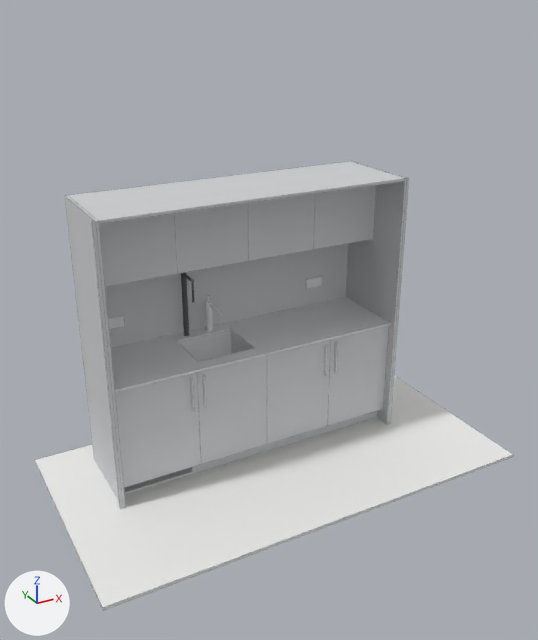
An edit to the glTF model 2026-076-PLAN-4-E006-TEKJOKKEN/modell.glb, drawn before and after from the same camera.
Before and after are seen from a camera (50 mm lens) standing at (-1142.0, -4842.0, 3254.0) and looking at (1116.0, -737.0, 1202.0). The lights are fixed; the arrows at lower left show +X, +Y and +Z. The first picture is the older version. Vertices at exactly the same position are counted once.
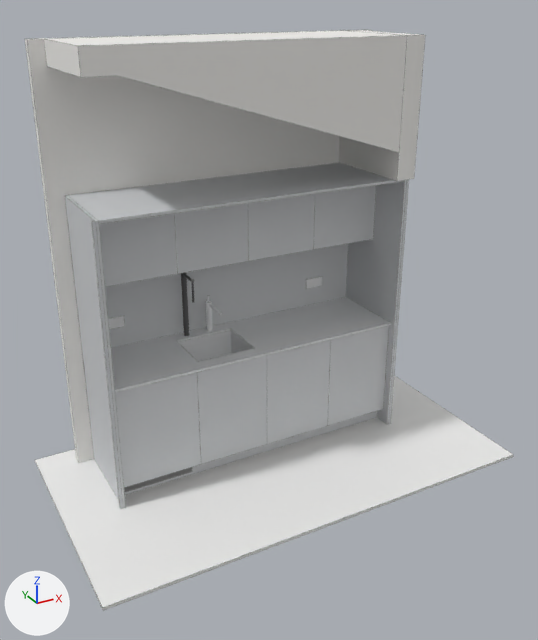
Boxes (x1, y1, x2, y2) around the edits, measured in the pictures (538 x 640 px; the box of a moved part takes in the faces that stretch with it):
'Mesh_0', reshaped (29% taller): before (35, 161, 513, 611); after (25, 29, 513, 611)
part 1 of me_mesh_0, added: after (25, 30, 371, 463)
part 2 of me_mesh_0, moved or reshaped (not visible before): after (49, 30, 355, 39)
part 3 of me_mesh_0, moved or reshaped (not visible before): after (28, 29, 367, 39)
part 4 of me_mesh_0, moved or reshaped (not visible before): after (414, 35, 426, 177)
part 5 of me_mesh_0, moved or reshaped: before (335, 343, 337, 373); after (397, 41, 407, 176)
part 6 of me_mesh_0, deleted: before (190, 342, 338, 411)
part 7 of me_mesh_0, added: after (25, 30, 425, 463)

Edits to the bpy script that builds the scene:
```text
Add mat_material_009:
    mat_material_009 = principled_material('Material.009')
    mat_material_009.base_color = (0.894, 0.882, 0.855)  # white #f3f1ee
    mat_material_009.roughness = 0.75
Change me_mesh_0:
    used by ob_mesh_0; location = (0.0, 0.0, 0.0)
    remove me_mesh_0.from_pydata(...)  # 9767 vertices, 11232 faces; spans x -402.0..2842.0, y -1502.0..202.0, z -22.0..2042.0
    add me_mesh_0.from_pydata(...)  # 9676 vertices, 11144 faces; spans x -402.0..2842.0, y -1502.0..202.0, z -22.0..3002.0
    me_mesh_0 part 1: a new loose piece, a box spanning x -120.0..2390.0, y 0.0..60.0, z 0.0..3000.0, in mat_material_009 (white #f3f1ee)
    me_mesh_0 part 2: the loose piece of 8 vertices spanning x 658.0..668.0, y -620.0..-618.0, z 840.0..842.0 is scaled about its middle by (251, 1, 1), then moved by (472.0, 619.0, 2160.0)
    me_mesh_0 part 3: the loose piece of 8 vertices spanning x 658.0..668.0, y -644.0..-642.0, z 840.0..842.0 is scaled about its middle by (251, 1, 1), then moved by (472.0, 703.0, 2160.0)
    me_mesh_0 part 4: the loose piece of 8 vertices spanning x 1758.0..1760.0, y -644.0..-642.0, z 590.0..840.0 is scaled about its middle by (1, 1, 3.81), then moved by (531.0, -93.0, 1808.0)
    me_mesh_0 part 5: the loose piece of 8 vertices spanning x 1747.0..1749.0, y -644.0..-642.0, z 590.0..840.0 is scaled about its middle by (1, 1, 3.81), then moved by (391.0, -93.0, 1808.0)
    me_mesh_0 part 6: 28 loose pieces with 224 vertices, spanning x 566.0..1758.0, y -644.0..-618.0, z 589.0..842.0, are deleted
    me_mesh_0 part 7: 125 vertices added at x -122.0..2391.0, y -737.0..62.0, z 0.0..3002.0
    other edits to the shape of me_mesh_0 do not show in these pictures
    add me_mesh_0.materials.append(mat_material_009)  # white #f3f1ee
```
